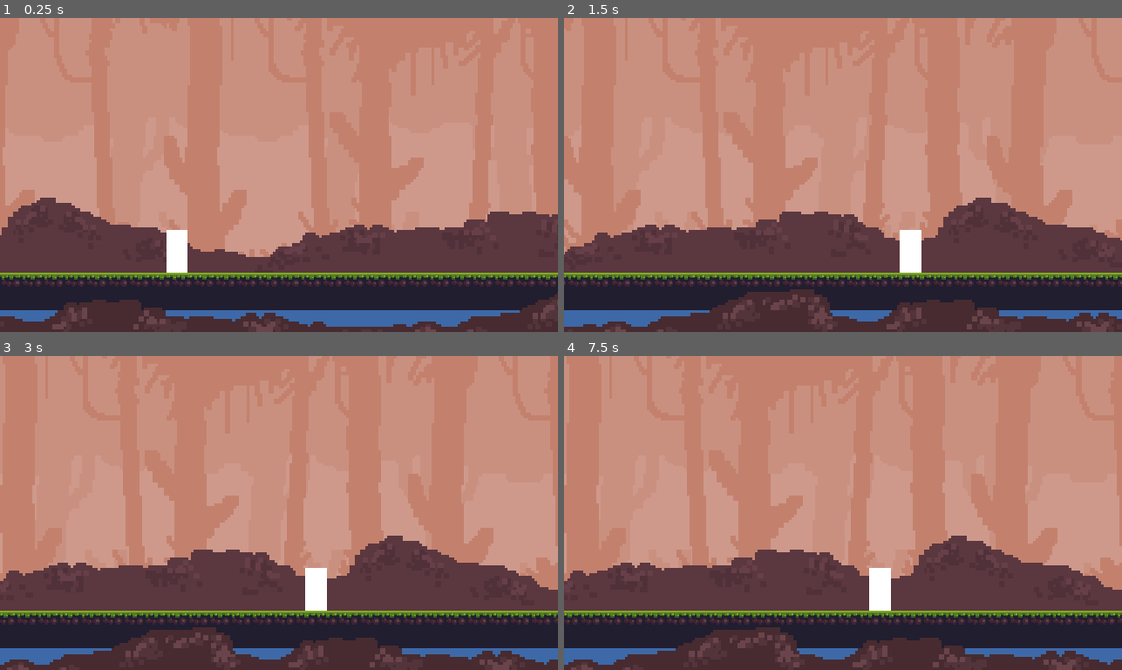
Above: before the commit, frames 1-4 (two rows, left to right).
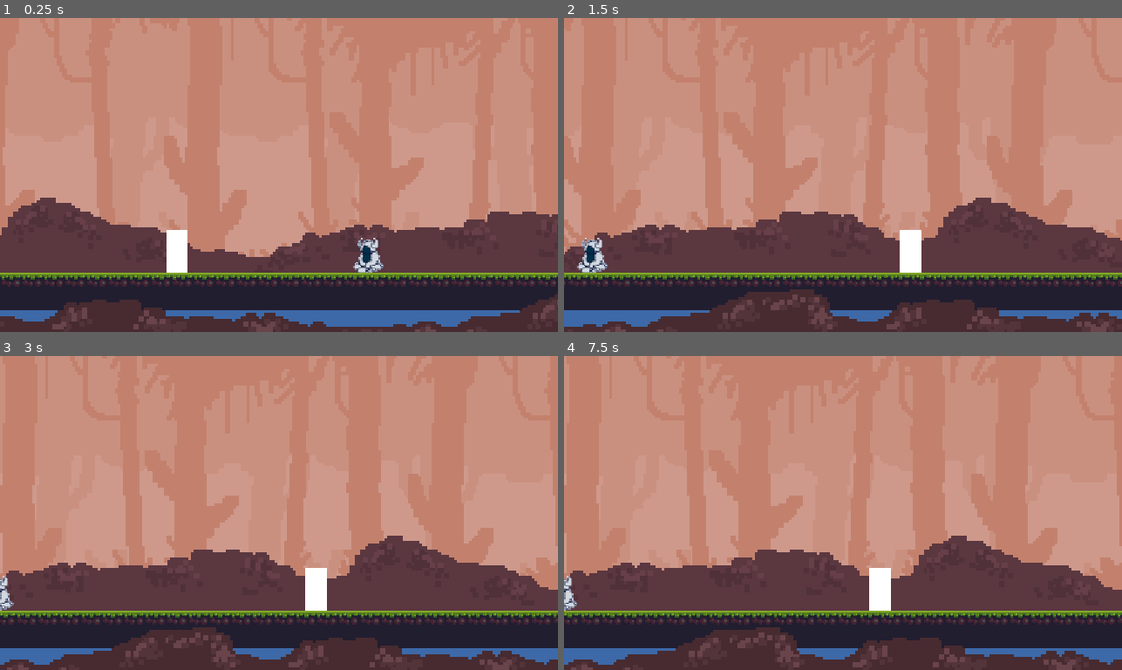
Above: after the commit, the same moments.

Repository: noahlavelle/BonfireJam
Game: Godot game, scene res://Levels/L1.tscn
Same seed, same stepped clock (60 frames per second), same inputs: the game is played once before the commit and once after it.
Inputs:
- Up to frame 1 (0.25 s): no input
- Up to frame 2 (1.5 s): tap Enter at 0.5 s; hold D (move_right) from 0.53 s (still down); tap E (trade) at 0.6, 1.35 s; tap Space (move_jump) at 0.77 s
- Up to frame 3 (3 s): tap Space (move_jump) at 1.52 s; release D (move_right) at 2.03 s; hold A (move_left) 2.03-2.78 s; tap E (trade) at 2.1, 2.85 s; hold D (move_right) from 2.78 s (still down)
- Up to frame 4 (7.5 s): tap Space (move_jump) at 3.02, 3.77, 4.52, 6.02, 6.77 s; tap E (trade) every 0.75 s from 3.6 to 7.35 s; release D (move_right) at 4.28 s; hold A (move_left) 4.28-5.03 s; hold D (move_right) 5.03-5.78 s; hold A (move_left) 5.78-7.28 s; hold D (move_right) from 7.28 s (still down)

The runs differ from the first frame. In frame 1, 0.4% of the frame differs, in the area x 63-69%, y 70-82%; in frame 2, 0.4%; in frame 3, 0.2%; in frame 4, 0.2%.

Commit message:
added title screen

Diff:
--- a/Levels/L1.tscn
+++ b/Levels/L1.tscn
@@ -416,7 +416,7 @@
 remote_path = NodePath("../../Camera2D")
 
 [node name="Statue" parent="." instance=ExtResource( 3 )]
-position = Vector2( 178.247, 291.577 )
+position = Vector2( 272.303, 513.837 )
 
 [node name="PFG" type="ParallaxBackground" parent="."]
 layer = 0
--- /dev/null
+++ b/Title Screen.gd
@@ -0,0 +1,4 @@
+extends MarginContainer
+
+func _on_TextureButton2_pressed():
+	get_tree().change_scene("res://Levels/L1.tscn")
--- /dev/null
+++ b/Title Screen.tscn
@@ -0,0 +1,55 @@
+[gd_scene load_steps=6 format=2]
+
+[ext_resource path="res://Assets/Text.png" type="Texture" id=1]
+[ext_resource path="res://Assets/Continue.png" type="Texture" id=2]
+[ext_resource path="res://Assets/NewGame.png" type="Texture" id=3]
+[ext_resource path="res://Assets/Logo.png" type="Texture" id=4]
+[ext_resource path="res://Title Screen.gd" type="Script" id=5]
+
+[node name="MarginContainer" type="MarginContainer"]
+anchor_right = 1.0
+anchor_bottom = 1.0
+margin_left = 40.0
+margin_top = 20.0
+margin_right = -40.0
+margin_bottom = -20.0
+script = ExtResource( 5 )
+__meta__ = {
+"_edit_use_anchors_": false
+}
+
+[node name="HBoxContainer" type="HBoxContainer" parent="."]
+margin_right = 284.0
+margin_bottom = 140.0
+
+[node name="VBoxContainer" type="VBoxContainer" parent="HBoxContainer"]
+margin_right = 120.0
+margin_bottom = 140.0
+
+[node name="TextureButton" type="TextureButton" parent="HBoxContainer/VBoxContainer"]
+margin_right = 120.0
+margin_bottom = 64.0
+texture_normal = ExtResource( 1 )
+
+[node name="TextureButton2" type="TextureButton" parent="HBoxContainer/VBoxContainer"]
+margin_top = 68.0
+margin_right = 120.0
+margin_bottom = 100.0
+texture_normal = ExtResource( 3 )
+
+[node name="TextureButton3" type="TextureButton" parent="HBoxContainer/VBoxContainer"]
+margin_top = 104.0
+margin_right = 120.0
+margin_bottom = 136.0
+texture_normal = ExtResource( 2 )
+
+[node name="CenterContainer" type="CenterContainer" parent="HBoxContainer"]
+margin_left = 124.0
+margin_right = 284.0
+margin_bottom = 140.0
+
+[node name="TextureRect2" type="TextureRect" parent="HBoxContainer/CenterContainer"]
+margin_right = 160.0
+margin_bottom = 140.0
+texture = ExtResource( 4 )
+[connection signal="pressed" from="HBoxContainer/VBoxContainer/TextureButton2" to="." method="_on_TextureButton2_pressed"]
Binary file added: Assets/Continue.png
Not shown, added: Assets/Continue.png.import
Binary file added: Assets/Logo.png
Not shown, added: Assets/Logo.png.import
Binary file added: Assets/NewGame.png
Not shown, added: Assets/NewGame.png.import
Binary file added: Assets/Text.png
Not shown, added: Assets/Text.png.import
Not shown, added: Assets/lightbar.png.import
